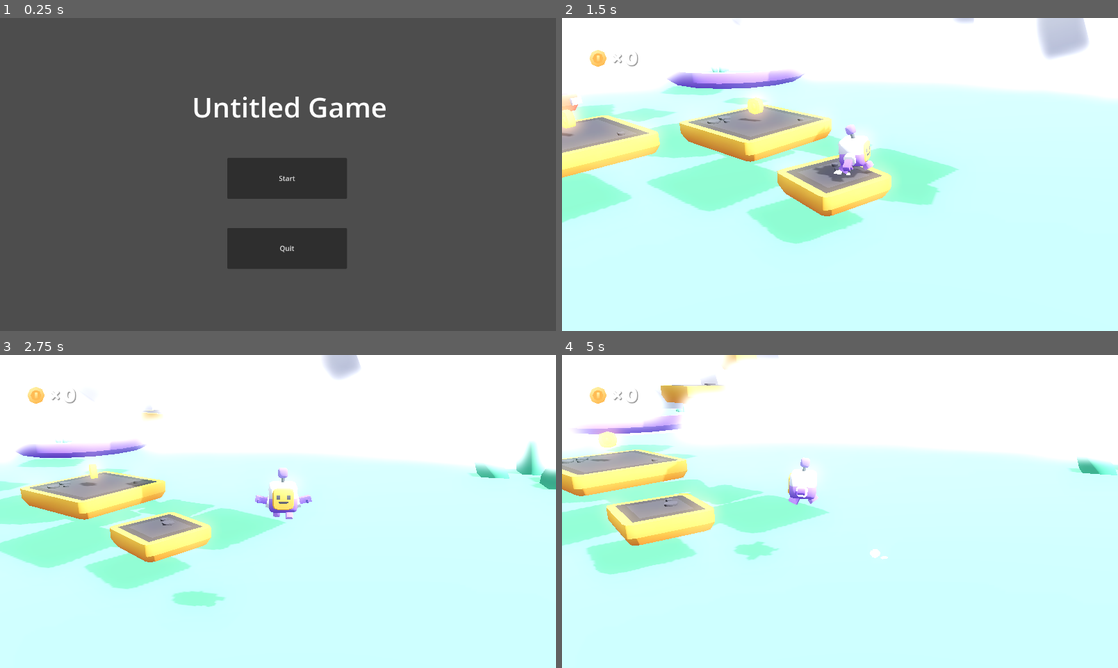
Above: before the commit, frames 1-4 (two rows, left to right).
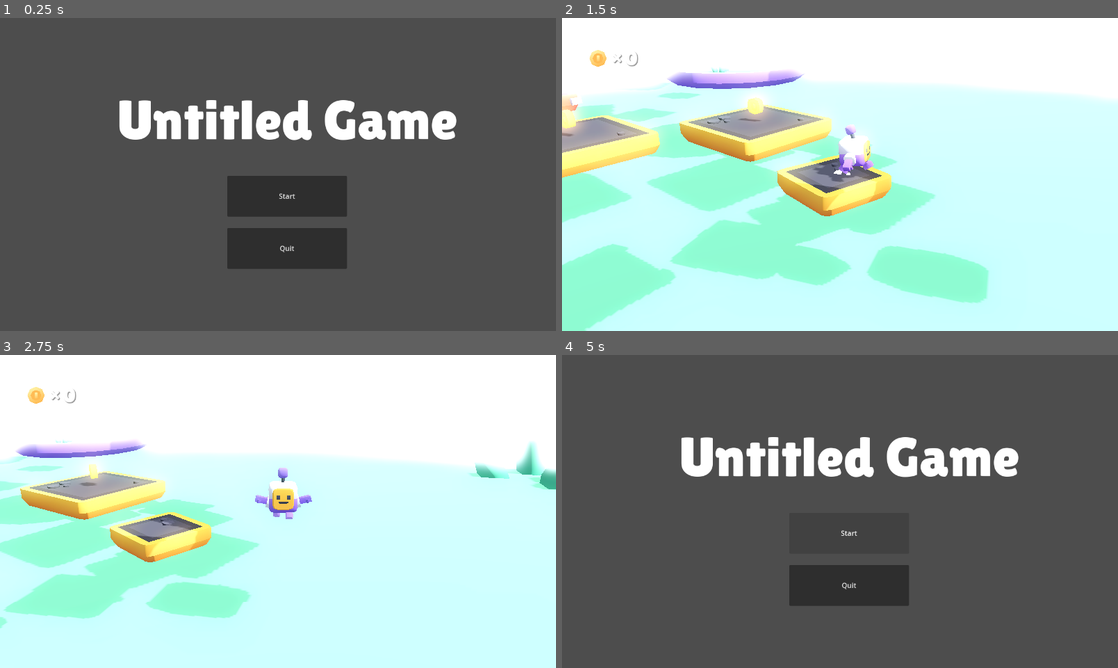
Above: after the commit, the same moments.

Repository: ohmyguigs/godot-3d-playground
Game: Godot game, scene res://scenes/menu.tscn
Same seed, same stepped clock (60 frames per second), same inputs: the game is played once before the commit and once after it.
Inputs:
- Up to frame 1 (0.25 s): no input
- Up to frame 2 (1.5 s): click "Start" at 0.5 s; hold D (move_right) from 1.28 s (still down); tap Down (camera_down) at 1.35 s
- Up to frame 3 (2.75 s): tap Space (jump) at 1.52, 2.27 s; release D (move_right) at 2.03 s; hold S (move_back) from 2.03 s (still down); tap Left (camera_left) at 2.1 s
- Up to frame 4 (5 s): release S (move_back) at 2.78 s; hold D (move_right) 2.78-3.53 s; tap Right (camera_right) at 2.85 s; hold W (move_forward) 3.53-4.28 s; tap Up (camera_up) at 3.6 s; tap Space (jump) at 3.77, 4.52 s; hold A (move_left) from 4.28 s (still down); tap Down (camera_down) at 4.35 s; tap Escape (escape, bound only after the commit) at 4.9 s

The runs differ from the first frame. In frame 1, 7.1% of the frame differs, in the area x 21-83%, y 25-64%; in frame 2, 14%; in frame 3, 7.4%; in frame 4, 99%, in the area x 0-100%, y 0-100%.

Commit message:
feat(world): tweaks scene

Diff:
--- a/project.godot
+++ b/project.godot
@@ -99,6 +99,12 @@
 , Object(InputEventJoypadMotion,"resource_local_to_scene":false,"resource_name":"","device":-1,"axis":4,"axis_value":1.0,"script":null)
 ]
 }
+escape={
+"deadzone": 0.5,
+"events": [Object(InputEventJoypadButton,"resource_local_to_scene":false,"resource_name":"","device":-1,"button_index":6,"pressure":0.0,"pressed":false,"script":null)
+, Object(InputEventKey,"resource_local_to_scene":false,"resource_name":"","device":0,"window_id":0,"alt_pressed":false,"shift_pressed":false,"ctrl_pressed":false,"meta_pressed":false,"pressed":false,"keycode":0,"physical_keycode":4194305,"key_label":0,"unicode":0,"echo":false,"script":null)
+]
+}
 
 [rendering]
 
--- a/scenes/main.tscn
+++ b/scenes/main.tscn
@@ -50,6 +50,18 @@
 [node name="platform2" parent="World" instance=ExtResource("6_sdmev")]
 transform = Transform3D(1, 0, 0, 0, 1, 0, 0, 0, 1, -3, 2, -3)
 
+[node name="platform6" parent="World" instance=ExtResource("6_sdmev")]
+transform = Transform3D(0.87045, 0, 0.492256, 0, 1, 0, -0.492256, 0, 0.87045, 5.48113, 6.29116, -0.574901)
+
+[node name="platform7" parent="World" instance=ExtResource("6_sdmev")]
+transform = Transform3D(0.999814, 0, 0.0193022, 0, 1, 0, -0.0193022, 0, 0.999814, 5.48113, 8.58984, 5.16939)
+
+[node name="platform8" parent="World" instance=ExtResource("6_sdmev")]
+transform = Transform3D(0.999814, 0, 0.0193022, 0, 1, 0, -0.0193022, 0, 0.999814, 1.74993, 10.7497, 10.2056)
+
+[node name="platform5" parent="World" instance=ExtResource("6_sdmev")]
+transform = Transform3D(1, 0, 0, 0, 1, 0, 0, 0, 1, 2.0668, 4.5282, -5.69242)
+
 [node name="platform3" parent="World" instance=ExtResource("6_sdmev")]
 transform = Transform3D(0.966237, 0, -0.257656, 0, 1, 0, 0.257656, 0, 0.966237, -3, 3, -5)
 
@@ -63,11 +75,17 @@
 transform = Transform3D(0.929796, 0, -0.368076, 0, 1, 0, 0.368076, 0, 0.929796, -14.9422, 0.991941, 0.128304)
 
 [node name="platform-medium3" parent="World" instance=ExtResource("7_ixpj3")]
-transform = Transform3D(1, 0, 0, 0, 1, 0, 0, 0, 1, 3.39463, 4.56151, -6)
+transform = Transform3D(1, 0, 0, 0, 1, 0, 0, 0, 1, -10.5886, 12.0063, 11.7479)
 
 [node name="platform-falling" parent="World" instance=ExtResource("9_2fnpo")]
 transform = Transform3D(0.984808, 0, 0.173648, 0, 1, 0, -0.173648, 0, 0.984808, -9, 0.419294, 4)
 
+[node name="platform-falling6" parent="World" instance=ExtResource("9_2fnpo")]
+transform = Transform3D(0.984808, 0, 0.173648, 0, 1, 0, -0.173648, 0, 0.984808, -7.33378, 11.8551, 12.2542)
+
+[node name="platform-falling5" parent="World" instance=ExtResource("9_2fnpo")]
+transform = Transform3D(0.984808, 0, 0.173648, 0, 1, 0, -0.173648, 0, 0.984808, 5.44181, 7.28741, 1.81945)
+
 [node name="platform-falling4" parent="World" instance=ExtResource("9_2fnpo")]
 transform = Transform3D(0.984808, 0, 0.173648, 0, 1, 0, -0.173648, 0, 0.984808, -0.267801, 3.65843, -5.92314)
 
@@ -80,11 +98,14 @@
 [node name="platform-grass-large-round" parent="World" instance=ExtResource("8_4oh1e")]
 transform = Transform3D(1, 0, 0, 0, 1, 0, 0, 0, 1, -7, 1, -2)
 
+[node name="platform-grass-large-round3" parent="World" instance=ExtResource("8_4oh1e")]
+transform = Transform3D(1, 0, 0, 0, 1, 0, 0, 0, 1, -2.5364, 11.1504, 11.4441)
+
 [node name="platform-grass-large-round2" parent="World" instance=ExtResource("8_4oh1e")]
 transform = Transform3D(10, 0, 0, 0, 10, 0, 0, 0, 10, -2.8835, -6.44506, -2.33299)
 
 [node name="flag" parent="World" instance=ExtResource("9_fw1f5")]
-transform = Transform3D(0.707107, 0, -0.707107, 0, 1, 0, 0.707107, 0, 0.707107, 3.39463, 5.04228, -6)
+transform = Transform3D(0.707107, 0, -0.707107, 0, 1, 0, 0.707107, 0, 0.707107, -10.5886, 12.487, 11.7479)
 
 [node name="coin" parent="World" instance=ExtResource("10_fwhys")]
 transform = Transform3D(1, 0, 0, 0, 1, 0, 0, 0, 1, -3, 0.635, 0)
@@ -92,6 +113,18 @@
 [node name="coin10" parent="World" instance=ExtResource("10_fwhys")]
 transform = Transform3D(1, 0, 0, 0, 1, 0, 0, 0, 1, -5, 0.635, 4)
 
+[node name="platform-medium5" parent="World" instance=ExtResource("7_ixpj3")]
+transform = Transform3D(0.995121, 0, 0.0986598, 0, 1, 0, -0.0986598, 0, 0.995121, 5.14496, 5.82895, -4.04983)
+
+[node name="coin11" parent="World" instance=ExtResource("10_fwhys")]
+transform = Transform3D(1, 0, 0, 0, 1, 0, 0, 0, 1, 5.14496, 6.46395, -4.04983)
+
+[node name="platform-medium6" parent="World" instance=ExtResource("7_ixpj3")]
+transform = Transform3D(0.995121, 0, 0.0986598, 0, 1, 0, -0.0986598, 0, 0.995121, 5.14496, 9.34555, 8.10687)
+
+[node name="coin12" parent="World" instance=ExtResource("10_fwhys")]
+transform = Transform3D(1, 0, 0, 0, 1, 0, 0, 0, 1, 5.14496, 9.98055, 8.10687)
+
 [node name="coin2" parent="World" instance=ExtResource("10_fwhys")]
 transform = Transform3D(1, 0, 0, 0, 1, 0, 0, 0, 1, -7.0437, 1.97005, -0.33003)
 
@@ -107,6 +140,9 @@
 [node name="coin7" parent="World" instance=ExtResource("10_fwhys")]
 transform = Transform3D(1, 0, 0, 0, 1, 0, 0, 0, 1, -14.8111, 2.6888, 0.328574)
 
+[node name="coin13" parent="World" instance=ExtResource("10_fwhys")]
+transform = Transform3D(1, 0, 0, 0, 1, 0, 0, 0, 1, -2.37464, 12.3968, 11.5015)
+
 [node name="coin8" parent="World" instance=ExtResource("10_fwhys")]
 transform = Transform3D(1, 0, 0, 0, 1, 0, 0, 0, 1, -14.9647, 0.801836, 3.99354)
 
@@ -117,25 +153,25 @@
 transform = Transform3D(1, 0, 0, 0, 1, 0, 0, 0, 1, -7.0437, 1.97005, -2.33003)
 
 [node name="cube8" parent="World" instance=ExtResource("13_drtpy")]
-transform = Transform3D(1, 0, 0, 0, 1, 0, 0, 0, 1, 1.5495, 1.10741, -2.666)
+transform = Transform3D(1, 0, 0, 0, 1, 0, 0, 0, 1, 10.3213, 8.768, -2.666)
 
 [node name="cube9" parent="World" instance=ExtResource("13_drtpy")]
-transform = Transform3D(1.27593, -0.401864, 0.422933, 0.471408, 1.30937, -0.178025, -0.343721, 0.304009, 1.32582, 3.33538, 1.37146, -4.1932)
+transform = Transform3D(1.27593, -0.401864, 0.422933, 0.471408, 1.30937, -0.178025, -0.343721, 0.304009, 1.32582, 12.1072, 9.03205, -4.1932)
 
 [node name="cube10" parent="World" instance=ExtResource("13_drtpy")]
-transform = Transform3D(1.32811, 0.370441, 0.259369, -0.293866, 1.3186, -0.37854, -0.34372, 0.30401, 1.32582, -10.5752, 2.03819, -7.93707)
+transform = Transform3D(1.32811, 0.370441, 0.259369, -0.293866, 1.3186, -0.37854, -0.34372, 0.30401, 1.32582, -10.5752, 7.23864, -7.93707)
 
 [node name="cube11" parent="World" instance=ExtResource("13_drtpy")]
-transform = Transform3D(0.476646, 0.924607, 0.941422, -0.929853, 0.945559, -0.457882, -0.93624, -0.468385, 0.934042, -11.1815, 2.03819, 9.2812)
+transform = Transform3D(0.476646, 0.924607, 0.941422, -0.929853, 0.945559, -0.457882, -0.93624, -0.468385, 0.934042, -11.1815, 5.29505, 9.2812)
 
 [node name="cube12" parent="World" instance=ExtResource("13_drtpy")]
-transform = Transform3D(-1.02876, -0.695523, 0.652886, -0.929853, 0.945557, -0.457881, -0.213027, -0.768461, -1.15432, -10.9158, 2.79508, 11.515)
+transform = Transform3D(-1.02876, -0.695523, 0.652886, -0.929853, 0.945557, -0.457881, -0.213027, -0.768461, -1.15432, -10.9158, 6.72845, 11.515)
 
 [node name="cube13" parent="World" instance=ExtResource("13_drtpy")]
-transform = Transform3D(1.56209, -1.37982, 1.71508, 1.97375, 1.80907, -0.342241, -0.974547, 1.4522, 2.05595, -14.3045, 2.03819, -8.24191)
+transform = Transform3D(1.56209, -1.37982, 1.71508, 1.97375, 1.80907, -0.342241, -0.974547, 1.4522, 2.05595, -14.3045, 7.23864, -8.24191)
 
 [node name="cube14" parent="World" instance=ExtResource("13_drtpy")]
-transform = Transform3D(1.56209, -1.37982, 1.71508, 1.97375, 1.80907, -0.342241, -0.974547, 1.4522, 2.05595, -15.866, 2.03819, 7.83702)
+transform = Transform3D(1.56209, -1.37982, 1.71508, 1.97375, 1.80907, -0.342241, -0.974547, 1.4522, 2.05595, -15.866, 7.39502, 7.83702)
 
 [node name="Sun" type="DirectionalLight3D" parent="."]
 transform = Transform3D(-0.422618, -0.694272, 0.582563, 0, 0.642788, 0.766044, -0.906308, 0.323744, -0.271654, 0, 0, 0)
--- a/scenes/menu.tscn
+++ b/scenes/menu.tscn
@@ -1,6 +1,7 @@
-[gd_scene load_steps=2 format=3 uid="uid://rlsigugpeluk"]
+[gd_scene load_steps=3 format=3 uid="uid://rlsigugpeluk"]
 
 [ext_resource type="Script" path="res://scripts/menu.gd" id="1_4hqai"]
+[ext_resource type="FontFile" uid="uid://d0cxd77jybrcn" path="res://fonts/lilita_one_regular.ttf" id="2_6hg04"]
 
 [node name="menu" type="Control"]
 layout_mode = 3
@@ -14,9 +15,9 @@
 [node name="PlayButton" type="Button" parent="."]
 layout_mode = 0
 offset_left = 523.0
-offset_top = 322.0
+offset_top = 363.0
 offset_right = 799.0
-offset_bottom = 416.0
+offset_bottom = 457.0
 text = "Start
 "
 
@@ -30,11 +31,12 @@
 
 [node name="Label" type="Label" parent="."]
 layout_mode = 0
-offset_left = 442.0
+offset_left = 271.0
 offset_top = 160.0
-offset_right = 892.0
-offset_bottom = 251.0
-theme_override_font_sizes/font_size = 64
+offset_right = 1052.0
+offset_bottom = 311.0
+theme_override_fonts/font = ExtResource("2_6hg04")
+theme_override_font_sizes/font_size = 128
 text = "Untitled Game"
 
 [connection signal="pressed" from="PlayButton" to="." method="_on_play_button_pressed"]
--- a/scripts/player.gd
+++ b/scripts/player.gd
@@ -102,6 +102,11 @@
 
 	movement_velocity = input * movement_speed * delta
 
+	# Escaping
+
+	if Input.is_action_just_pressed("escape"):
+		get_tree().change_scene_to_file("res://scenes/menu.tscn")
+
 	# Jumping
 
 	if Input.is_action_just_pressed("jump"):
